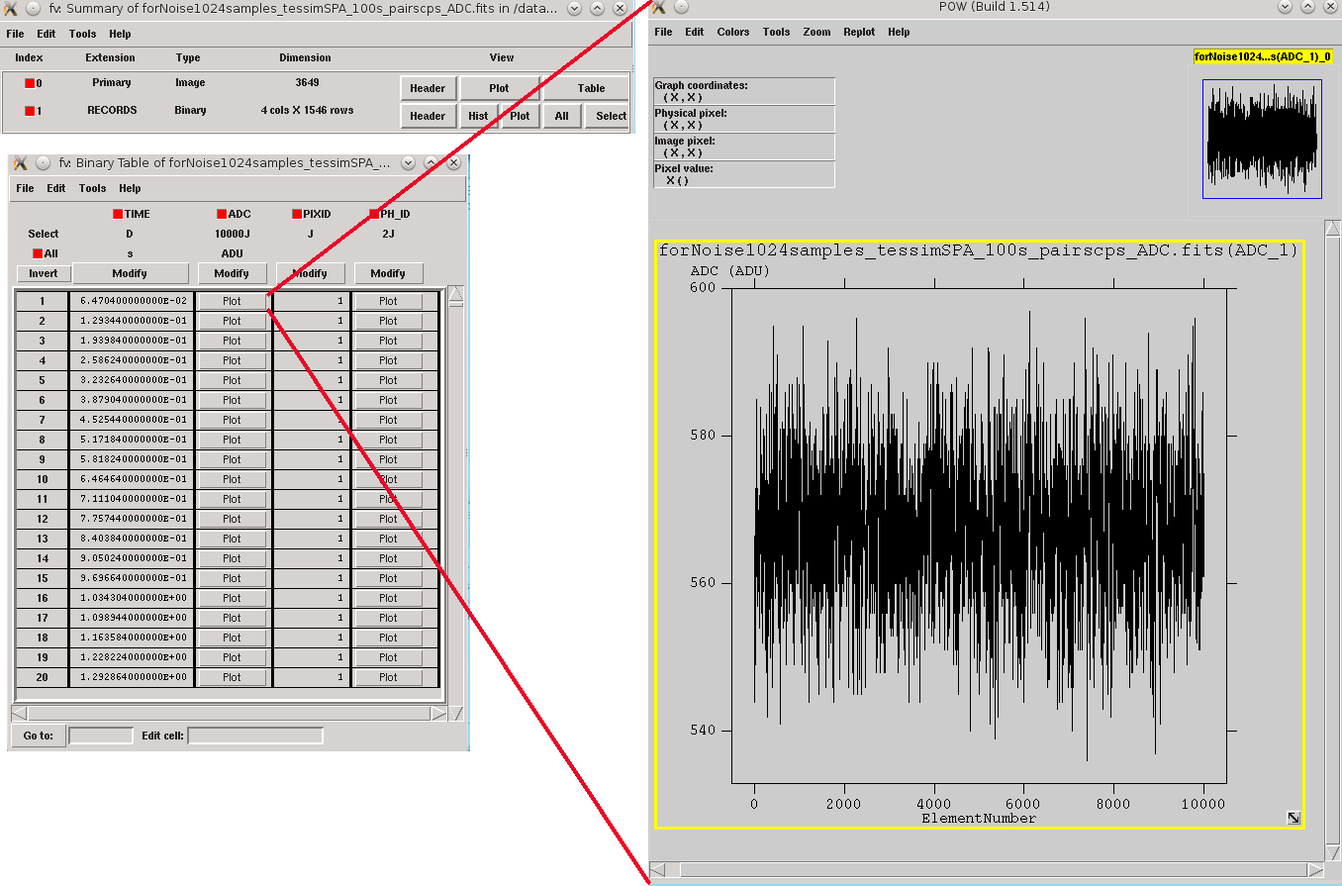
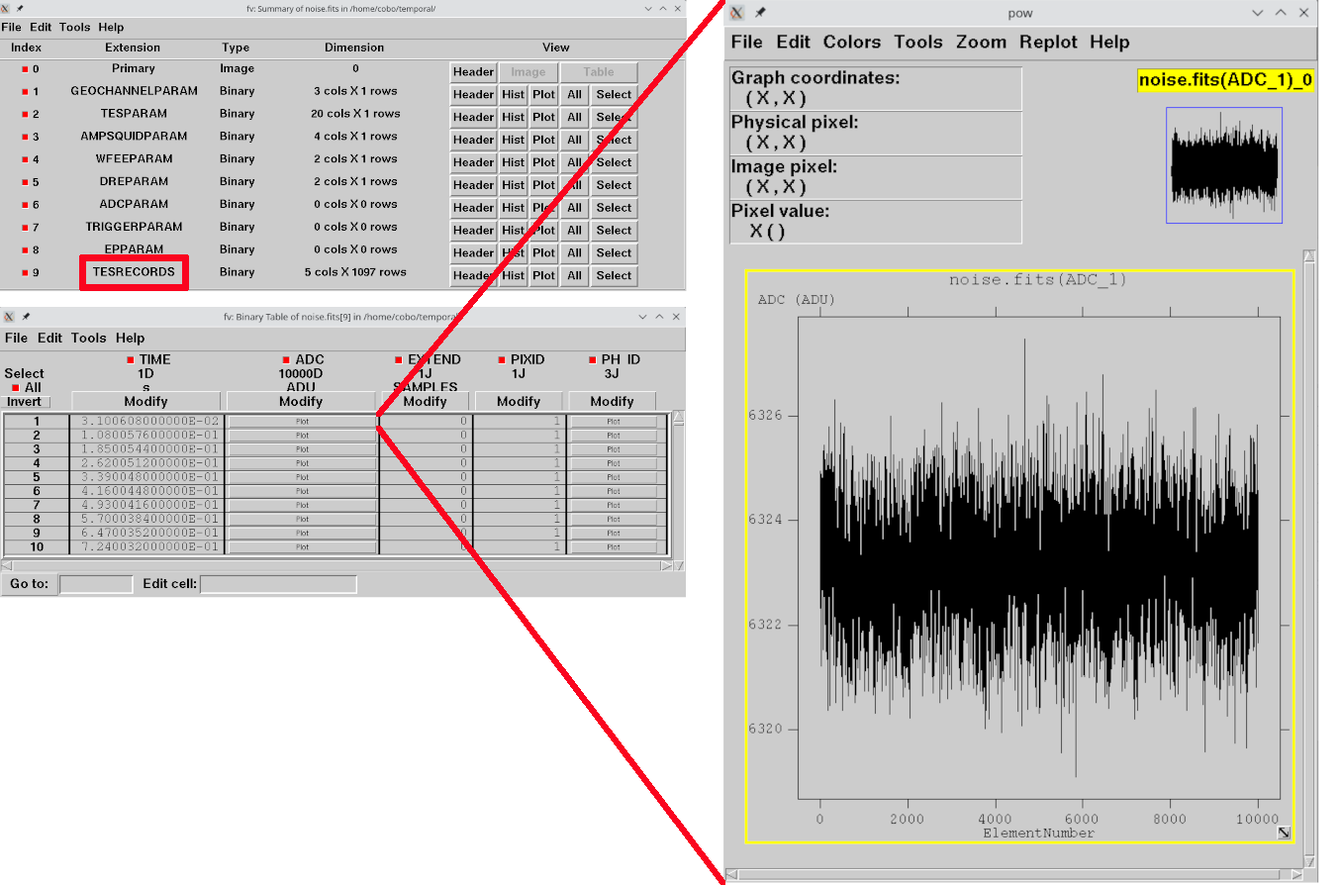
Two versions of the same layered image (w=1342, h=886). Layer-by-layer changes:
added layer "Rectangle" above "stream2triggers.png" over [79, 254, 190, 292]
painted on "stream2triggers.png" over [0, 0, 1342, 886]
